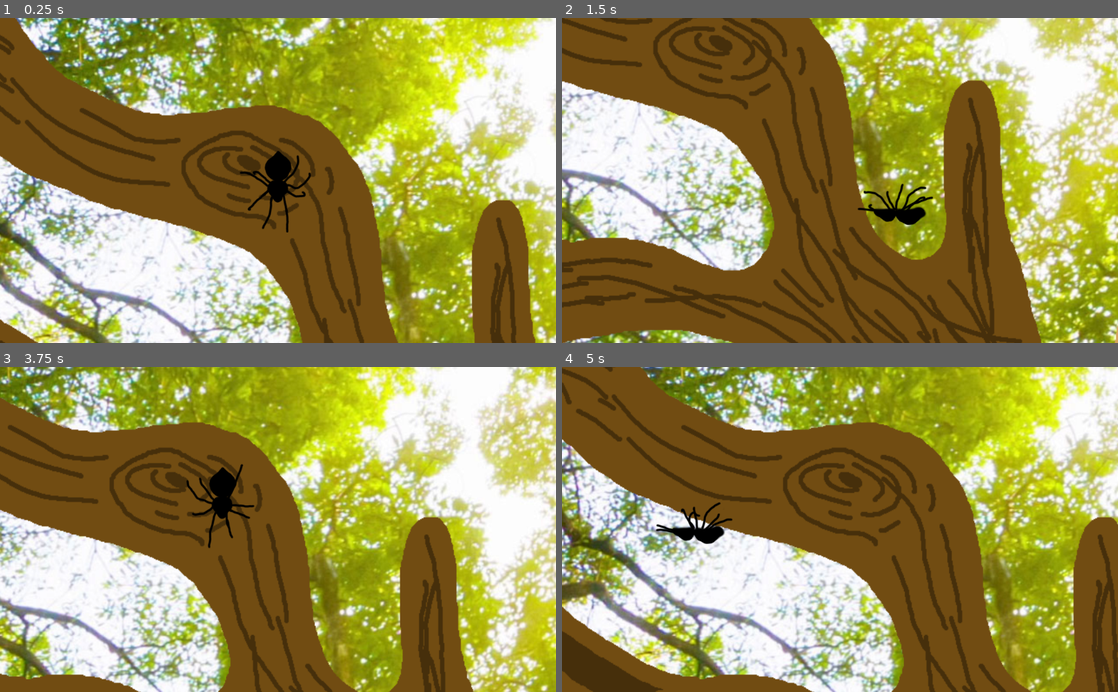
Above: before the commit, frames 1-4 (two rows, left to right).
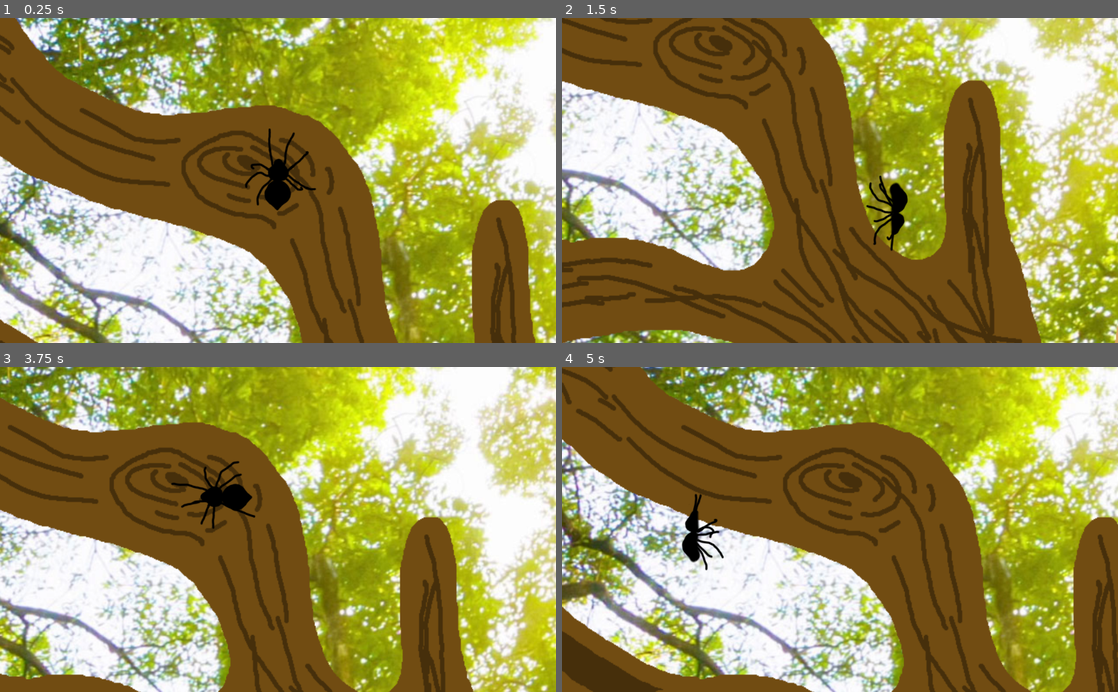
Above: after the commit, the same moments.

Repository: MarmotaGames/aracnotopia
Game: Godot game, scene res://levels/main/main.tscn
Same seed, same stepped clock (60 frames per second), same inputs: the game is played once before the commit and once after it. Before the commit the project has no main scene; this scene is started directly in both runs.
Inputs (mouse positions are in pixels of both pictures, inside the frame that each line leads up to):
- Up to frame 1 (0.25 s): no input
- Up to frame 2 (1.5 s): tap Enter at 0.5 s; move the mouse to (962, 164) at 0.52 s; hold Right (ui_right) 0.53-1.28 s; tap Ctrl (attachOrDetach) at 0.6 s; click (962, 164) at 0.67 s; tap L (secretar) at 0.8, 1.35 s; move the mouse to (728, 196) at 1.27 s; hold Down (ui_down) from 1.28 s (still down)
- Up to frame 3 (3.75 s): tap Ctrl (attachOrDetach) at 1.55, 2.1, 3.05, 3.6 s; move the mouse to (333, 458) at 2.02 s; release Down (ui_down) at 2.03 s; hold Right (ui_right) 2.03-2.78 s; tap L (secretar) at 2.3, 2.85 s; move the mouse to (250, 594) at 2.77 s; hold Up (ui_up) 2.78-3.53 s; click (250, 594) at 2.92 s; move the mouse to (444, 578) at 3.52 s; hold Left (ui_left) from 3.53 s (still down)
- Up to frame 4 (5 s): keep holding Left (ui_left); tap L (secretar) at 3.8, 4.35 s; move the mouse to (673, 480) at 4.27 s; tap Ctrl (attachOrDetach) at 4.55 s

The runs differ from the first frame. In frame 1, 0.8% of the frame differs, in the area x 43-57%, y 33-67%; in frame 2, 0.9%; in frame 3, 0.9%, in the area x 30-46%, y 28-56%; in frame 4, 0.9%.
Error before the commit: Attempt to call function 'get_global_position' in base 'null instance' on a null instance. (res://player/Player_rigido.gd:20)
Error after the commit: Attempt to call function 'get_global_position' in base 'null instance' on a null instance. (res://player/Player_rigido.gd:21)

Commit message:
Updated scripts for player, web, and contact area

Diff:
--- a/GodotProject/player/Player_rigido.gd
+++ b/GodotProject/player/Player_rigido.gd
@@ -7,33 +7,25 @@
 var direction = Vector2(0,-1)
 var angle = 0
 var fall = false
-var front = 0
-var back = 180
-var step = 1
 var dirKeys = [0, 0, 0, 0]
 var fallInit = true
-var test = true
+var init = false
+onready var webNode = get_node("../Web")
+
+func _ready():
+	init = true
+
 
 func _integrate_forces(state):
 	var positionNode = get_node("../Web/Sprite/Position2D")
-	var webNode = get_node("../Web")
 	var pointPosition = positionNode.get_global_position()
 	var xform = state.get_transform()
 
-
 	if webNode.isStretching:
-#	if test:
 		get_node("../Web/PinJoint2D").set_node_b("")
-		print("lul")
-#		xform.origin.x = 788
-#		xform.origin.y = 500
 		xform.origin = pointPosition
-		print("spider point: ", pointPosition)
-#		print(xform.origin)
 		state.set_transform(xform)
 		get_node("../Web/PinJoint2D").set_node_b("../../Spider")
-#		test = false
-
 
 func _physics_process(delta):
 	if fall:
@@ -46,6 +38,7 @@
 		fallInit = true
 
 	update_direction()
+	update_rotation()
 
 
 
@@ -99,7 +92,7 @@
 		$AnimatedSprite.playing = false
 
 	if spiderInArea and not $StickTimer.time_left and Input.is_action_just_pressed("attachOrDetach"):
-			if fall:
+			if fall or spiderOnWeb:
 				set_linear_velocity(Vector2(0,0))
 				fall = false
 				direction.x = 0
@@ -107,7 +100,46 @@
 				angle = 0
 				$AnimatedSprite.playing = false
 				$StickTimer.start()
+				if spiderOnWeb:
+					spiderOnWeb = false
+					get_node("../Web").isStretching = false
+					get_node("../Web/PinJoint2D").set_node_b("")
 
 			else:
 				fall = true
 				$StickTimer.start()
+
+func update_rotation():
+	if spiderOnWeb:
+		if init:
+			self.rotation_degrees = get_node("../Web").rotation_degrees
+		else:
+			self.rotation_degrees = 0
+	else:
+
+		if direction.x == 0:
+			if direction.y == -1:
+				#angle = 180
+				self.rotation_degrees = -179
+			if direction.y == 1:
+				self.rotation_degrees = 0
+
+		if direction.x == 1:
+			if direction.y == -1:
+				#angle = 225
+				self.rotation_degrees = -135
+			if direction.y == 0:
+				#angle = 270
+				self.rotation_degrees = -90
+			if direction.y == 1:
+				#angle = 315
+				self.rotation_degrees = -45
+
+
+		if direction.x == -1:
+			if direction.y == -1:
+				self.rotation_degrees = 135
+			if direction.y == 0:
+				self.rotation_degrees = 90
+			if direction.y == 1:
+				self.rotation_degrees = 45
--- a/GodotProject/project.godot
+++ b/GodotProject/project.godot
@@ -11,7 +11,7 @@
 [application]
 
 config/name="Aracnotopia"
-run/main_scene="res://main.tscn"
+run/main_scene="res://levels/main/main.tscn"
 config/icon="res://icon.png"
 
 [input]
@@ -36,8 +36,6 @@
  ]
 secretar=[ Object(InputEventKey,"resource_local_to_scene":false,"resource_name":"","device":0,"alt":false,"shift":false,"control":false,"meta":false,"command":false,"pressed":false,"scancode":76,"unicode":0,"echo":false,"script":null)
  ]
-aga=[ Object(InputEventKey,"resource_local_to_scene":false,"resource_name":"","device":0,"alt":false,"shift":false,"control":false,"meta":false,"command":false,"pressed":false,"scancode":72,"unicode":0,"echo":false,"script":null)
- ]
 attachOrDetach=[ Object(InputEventKey,"resource_local_to_scene":false,"resource_name":"","device":0,"alt":false,"shift":false,"control":false,"meta":false,"command":false,"pressed":false,"scancode":16777238,"unicode":0,"echo":false,"script":null)
 , Object(InputEventKey,"resource_local_to_scene":false,"resource_name":"","device":0,"alt":false,"shift":false,"control":false,"meta":false,"command":false,"pressed":false,"scancode":32,"unicode":0,"echo":false,"script":null)
  ]
--- a/GodotProject/web/web.gd
+++ b/GodotProject/web/Web.gd
@@ -18,11 +18,16 @@
 		else:
 			isStretching = false
 
-	if Input.is_action_just_pressed("attachOrDetach") and spiderNode.spiderOnWeb:
-		isStretching = false
-		$PinJoint2D.set_node_b("")
-		spiderNode.spiderOnWeb = false
-		spiderNode.fall = true
+	if Input.is_action_just_pressed("secretar"):
+		if spiderNode.spiderOnWeb:
+			isStretching = false
+			$PinJoint2D.set_node_b("")
+			spiderNode.spiderOnWeb = false
+			spiderNode.fall = true
+		elif not spiderNode.fall:
+			#iniciar secrecão
+			#spiderNode.spiderOnWeb = true DESCOMENDAR QUANDO IMPLEMENTAR
+			pass
 
 func stretch(direction):
 	hasStretched = true
@@ -71,5 +76,4 @@
 	var jointPosition = $PinJoint2D.get_global_position()
 
 	var pointPosition = $Sprite/Position2D.get_global_position()
-	print("web point: ", pointPosition)
 	$PinJoint2D.set_global_position(pointPosition)
--- a/GodotProject/web/newWeb.tscn
+++ b/GodotProject/web/newWeb.tscn
@@ -17,7 +17,7 @@
 custom_solver_bias = 0.0
 extents = Vector2( 31, 31 )
 
-[node name="Node2D" type="Node2D"]
+[node name="Node2D" type="Node2D" index="0"]
 
 [node name="Ball" parent="." index="0" instance=ExtResource( 1 )]
 
Renamed: GodotProject/web/web.tscn -> GodotProject/web/Web.tscn
